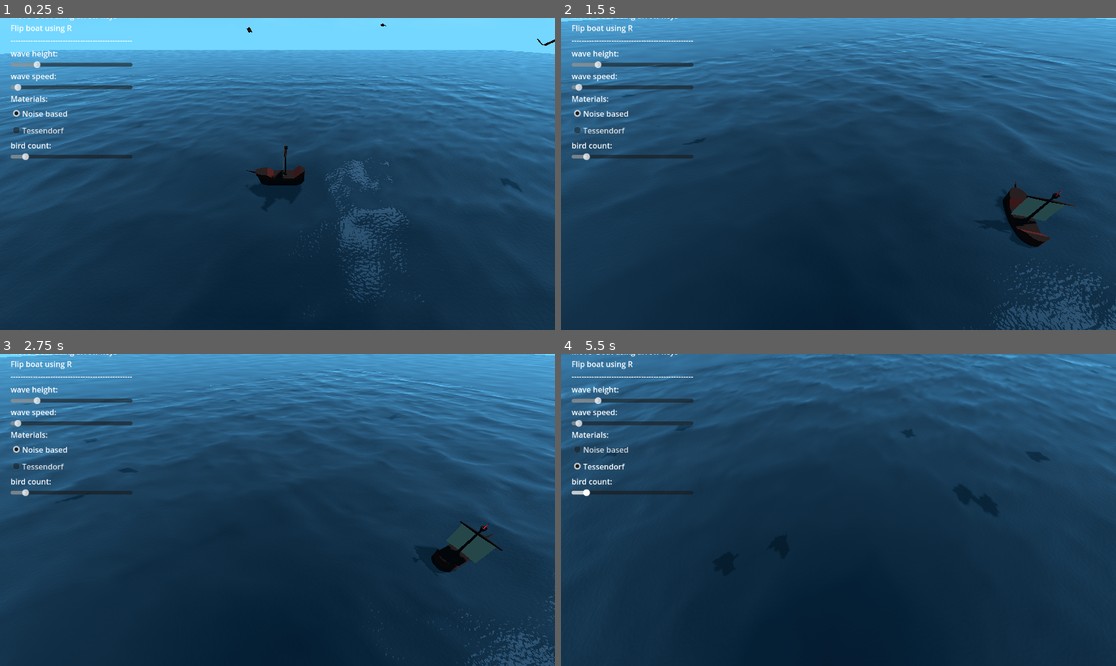
Above: before the commit, frames 1-4 (two rows, left to right).
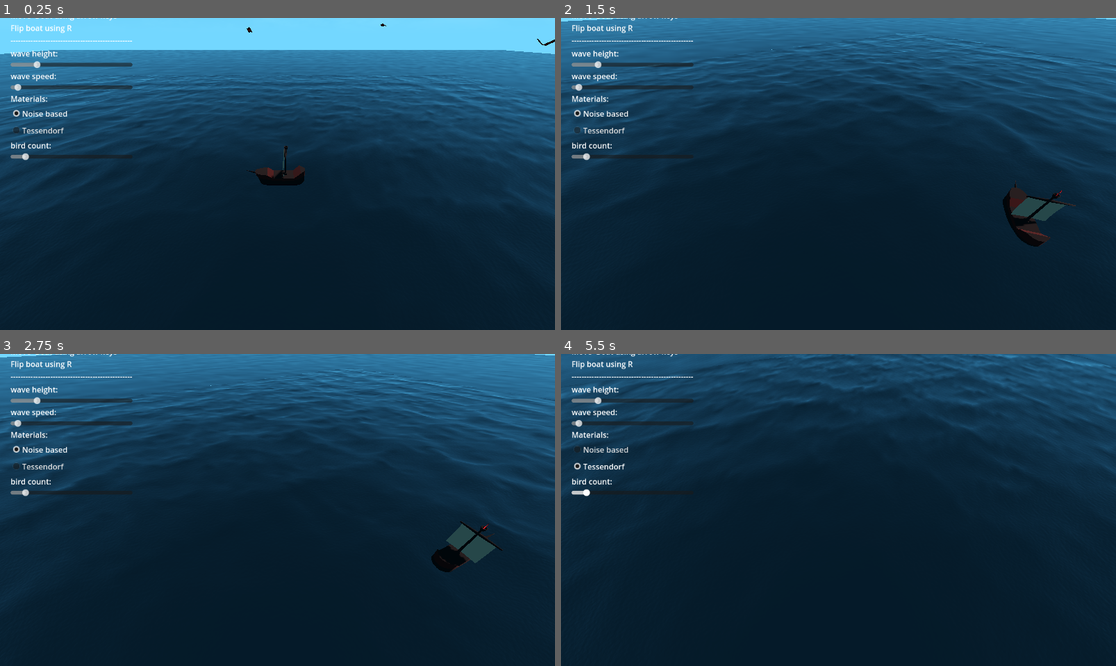
Above: after the commit, the same moments.

Repository: D0V4HKIIN/cs-341-computer-graphics-project
Game: Godot game, scene res://Main.tscn
The game is run twice, just before and just after one commit, with the same random seed, the same clock (stepped at 60 frames per second) and the same inputs.
Inputs (mouse positions are in pixels of both pictures, inside the frame that each line leads up to):
- Up to frame 1 (0.25 s): no input
- Up to frame 2 (1.5 s): move the mouse to (960, 158) at 0.52 s; press the mouse at (960, 158) at 0.53 s; hold Right (boat_right) 0.53-1.28 s; move the mouse to (727, 189) at 1.27 s; release the mouse at (727, 189) at 1.28 s; hold Down (boat_back) from 1.28 s (still down); click (727, 189) at 1.35 s
- Up to frame 3 (2.75 s): move the mouse to (333, 441) at 2.02 s; release Down (boat_back) at 2.03 s; press the mouse at (333, 441) at 2.03 s; hold Right (boat_right) from 2.03 s (still down)
- Up to frame 4 (5.5 s): move the mouse to (810, 572) at 2.77 s; release Right (boat_right) at 2.78 s; release the mouse at (810, 572) at 2.78 s; hold Up (boat_forward) 2.78-3.53 s; click (810, 572) at 2.85 s; move the mouse to (1005, 556) at 3.52 s; press the mouse at (1005, 556) at 3.53 s; hold Left (boat_left) 3.53-5.03 s; move the mouse to (672, 463) at 4.27 s; release the mouse at (672, 463) at 4.28 s; click (672, 463) at 4.35 s; move the mouse to (866, 510) at 5.02 s; press the mouse at (866, 510) at 5.03 s; hold Down (boat_back) from 5.03 s (still down)

The runs differ from the first frame. In frame 1, 72% of the frame differs, in the area x 0-100%, y 10-100%; in frame 2, 74%, in the area x 0-100%, y 0-100%; in frame 3, 74%; in frame 4, 68%.

Commit message:
Add color option in water noise shader

Diff:
--- a/seas-341_captain_hooks_black_pearl/water_noise_based.gdshader
+++ b/seas-341_captain_hooks_black_pearl/water_noise_based.gdshader
@@ -11,6 +11,9 @@
 
 uniform sampler2D noise;
 uniform sampler2D normalmap;
+
+uniform vec3 color1 : source_color;
+uniform vec3 color2 : source_color;
 
 varying vec2 tex_position;
 
@@ -33,6 +36,10 @@
 	return d * height_scale;
 }
 
+float fresnel(float amount, vec3 normal, vec3 view) {
+	return pow((1.0 - clamp(dot(normalize(normal), normalize(view)), 0.0, 1.0)), amount);
+}
+
 void vertex() {
 	vec3 world_pos = (MODEL_MATRIX * vec4(VERTEX, 1.0)).xyz;
 	tex_position = world_pos.xz / 2.0 + cpu_time * wave_speed + water_displacement;
@@ -53,9 +60,11 @@
 	NORMAL_MAP = normal_noise;
 
 	// normal water material
-	float fresnel = sqrt(1.0 - dot(NORMAL, VIEW));
+	//float fresnel = sqrt(1.0 - dot(NORMAL, VIEW));
+	float fresnel = fresnel(5.0, NORMAL, VIEW);
+	vec3 surface_color = mix(color1, color2, fresnel);
 	RIM = 0.2;
 	METALLIC = 0.0;
 	ROUGHNESS = 0.01 * (1.0 - fresnel);
-	ALBEDO = vec3(0.01, 0.03, 0.05) + (0.1 * fresnel);
+	ALBEDO = surface_color;
 }
--- a/seas-341_captain_hooks_black_pearl/water_noise_based_material.tres
+++ b/seas-341_captain_hooks_black_pearl/water_noise_based_material.tres
@@ -15,9 +15,11 @@
 render_priority = 0
 shader = ExtResource("1_whmqm")
 shader_parameter/water_displacement = Vector2(0, 0)
-shader_parameter/cpu_time = 22.7459
+shader_parameter/cpu_time = 9.22445
 shader_parameter/height_scale = 2.0
 shader_parameter/noise_frequency = 0.1
 shader_parameter/wave_speed = 0.05
+shader_parameter/color1 = null
+shader_parameter/color2 = null
 shader_parameter/noise = ExtResource("2_1yapn")
 shader_parameter/normalmap = SubResource("NoiseTexture2D_dktfb")
